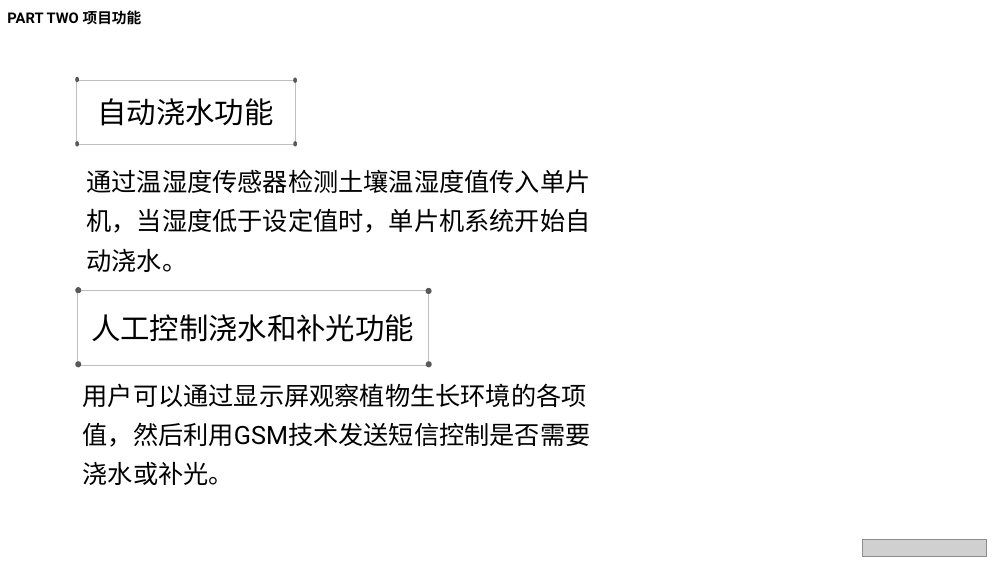
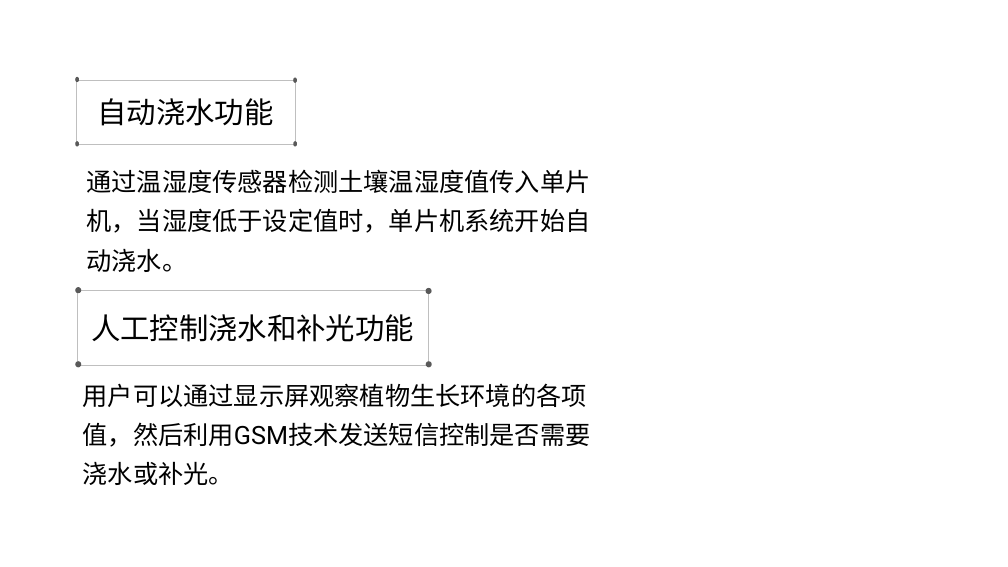
Before and after one commit to WangxuhuiL/20151104835_wangxuhui, a slide deck: slide 6 of 20151104835_王旭辉_基于STM32的智能花盆设计与实现/答辩PPT/20151104835-王旭辉-开题答辩PPT.pptx. Drawn at 1008x567 pixels with LibreOffice and Linux fonts; fonts in the diff are those of the drawing; grey boxes stand for pictures; background and template pictures are left out. Boxes give left, top, right and bottom in pixels: in the first picture for what was removed or moved away, otherwise in the second. Text is boxed around its words. In the diff, an @@ line names an element or a change of style, - is before the commit and + after.

```diff
--- a/20151104835_王旭辉_基于STM32的智能花盆设计与实现/答辩PPT/20151104835-王旭辉-开题答辩PPT.pptx
+++ b/20151104835_王旭辉_基于STM32的智能花盆设计与实现/答辩PPT/20151104835-王旭辉-开题答辩PPT.pptx
@@ text removed at [7,10,142,25] @@
-PART TWO 项目功能
@@ picture removed at [863,540,987,557] @@
```
Also in this commit, not shown: 15 other slides changed.
